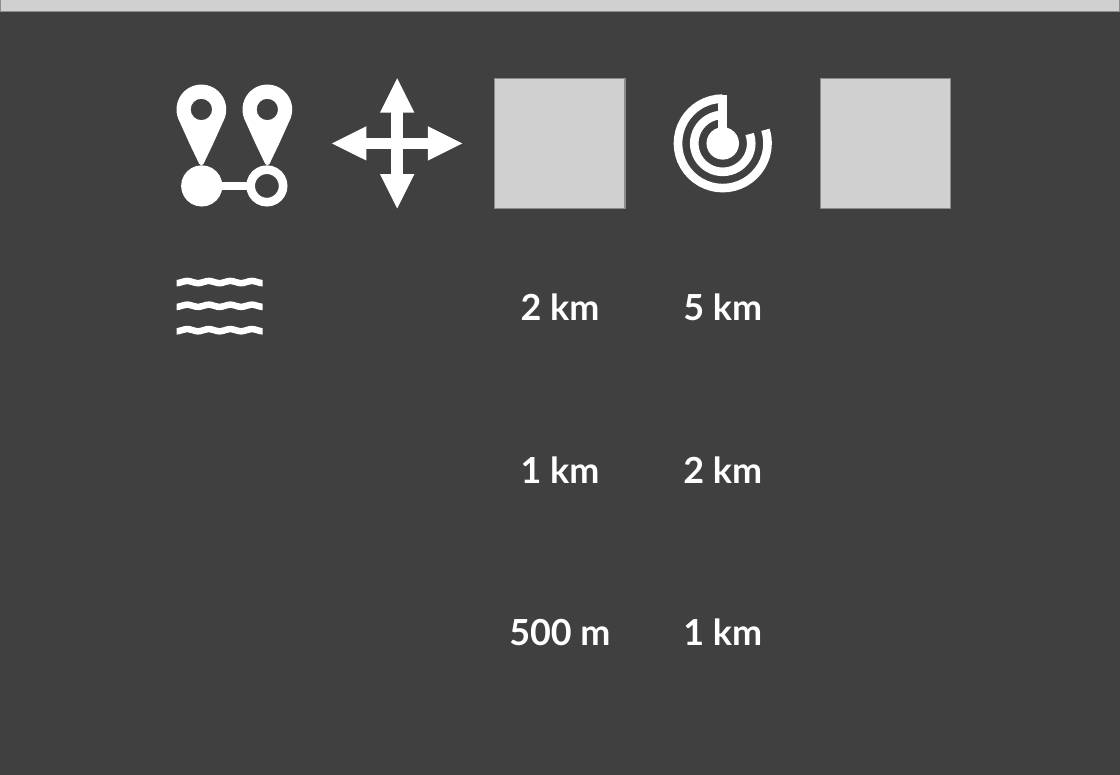
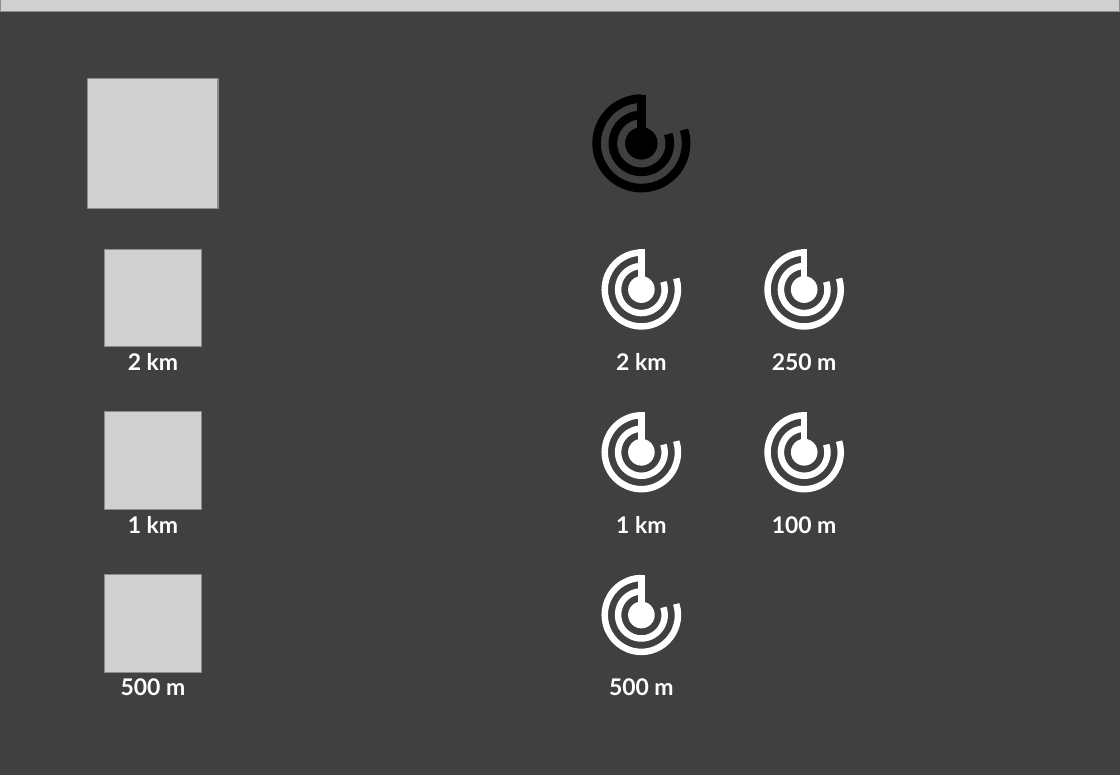
Before and after one commit to Ruben-White/jetlag-hide-and-seek, a slide deck: slide 7 of prototype/prototype v2.pptx (slide 6 before the commit). Drawn at 1120x775 pixels with LibreOffice and Linux fonts; fonts in the diff are those of the drawing; grey boxes stand for pictures. Boxes give left, top, right and bottom in pixels: in the first picture for what was removed or moved away, otherwise in the second. Text is boxed around its words. In the diff, an @@ line names an element or a change of style, - is before the commit and + after.

```diff
--- a/prototype/prototype v2.pptx
+++ b/prototype/prototype v2.pptx
@@ picture added at <box>88,79,218,209</box> @@
@@ group removed at <box>177,85,293,202</box>: 2 ellipses, 2 freeform shapes, 1 line @@
@@ double arrow removed from (397, 209) to (397, 79) @@
@@ picture removed at <box>821,79,951,209</box> @@
@@ arc (boxed as its full ellipse) at <box>597,98,687,188</box>: outline #FFFFFF 6 pt to #000000 6 pt @@
@@ arc (boxed as its full ellipse) at <box>613,115,670,172</box>: outline #FFFFFF 6 pt to #000000 6 pt @@
@@ 2 arc (boxed as its full ellipse)s, 1 ellipse, 1 line: place and size @@
-2 arc (boxed as its full ellipse)s, 1 ellipse, 1 line at <box>678,95,768,188</box>
+2 arc (boxed as its full ellipse)s, 1 ellipse, 1 line at <box>597,95,687,188</box>
@@ line (641, 144) - (641, 95): stroke #FFFFFF 6 pt to #000000 6 pt @@
@@ double arrow removed from (462, 144) to (332, 144) @@
@@ ellipse at <box>626,127,658,159</box>: fill #FFFFFF to #000000 @@
@@ text "2 km": place and size @@
-text "2 km" at <box>683,456,762,483</box>
+text "2 km" at <box>616,353,666,370</box>
@@ picture: place and size @@
-picture at <box>495,79,626,209</box>
+picture at <box>104,249,202,346</box>
@@ group added at <box>605,249,678,327</box>: 2 arc (boxed as its full ellipse)s, 1 ellipse, 1 line @@
@@ group added at <box>767,249,841,370</box>: 2 arc (boxed as its full ellipse)s, 1 text, 1 ellipse, 1 line @@
+250 m
@@ freeform shape removed at <box>177,278,263,287</box> @@
@@ text removed at <box>683,293,762,321</box> @@
-5 km
@@ freeform shape removed at <box>177,302,263,311</box> @@
@@ freeform shape removed at <box>177,326,263,335</box> @@
@@ text "1 km": place and size @@
-text "1 km" at <box>683,618,762,645</box>
+text "1 km" at <box>616,516,666,533</box>
@@ picture added at <box>104,413,202,510</box> @@
@@ group added at <box>605,413,678,490</box>: 2 arc (boxed as its full ellipse)s, 1 ellipse, 1 line @@
@@ group added at <box>767,413,841,533</box>: 2 arc (boxed as its full ellipse)s, 1 text, 1 ellipse, 1 line @@
+100 m
@@ 3 texts: place and size @@
-3 texts at <box>479,293,641,713</box>
+3 texts at <box>121,353,185,695</box>
@@ size 25 to 16 pt in 6 elements at <box>128,516,178,533</box>, <box>128,353,178,370</box>, <box>121,678,185,695</box>, <box>616,353,666,370</box>, <box>616,516,666,533</box>, <box>609,678,673,695</box> @@
@@ text "500 m": place and size @@
-text "500 m" at <box>509,619,610,646</box>
+text "500 m" at <box>609,678,673,695</box>
@@ picture added at <box>104,575,202,672</box> @@
@@ group added at <box>605,575,678,653</box>: 2 arc (boxed as its full ellipse)s, 1 ellipse, 1 line @@
```
Also in this commit, not shown: 2 other slides changed, 4 slides added, 38 other files.
